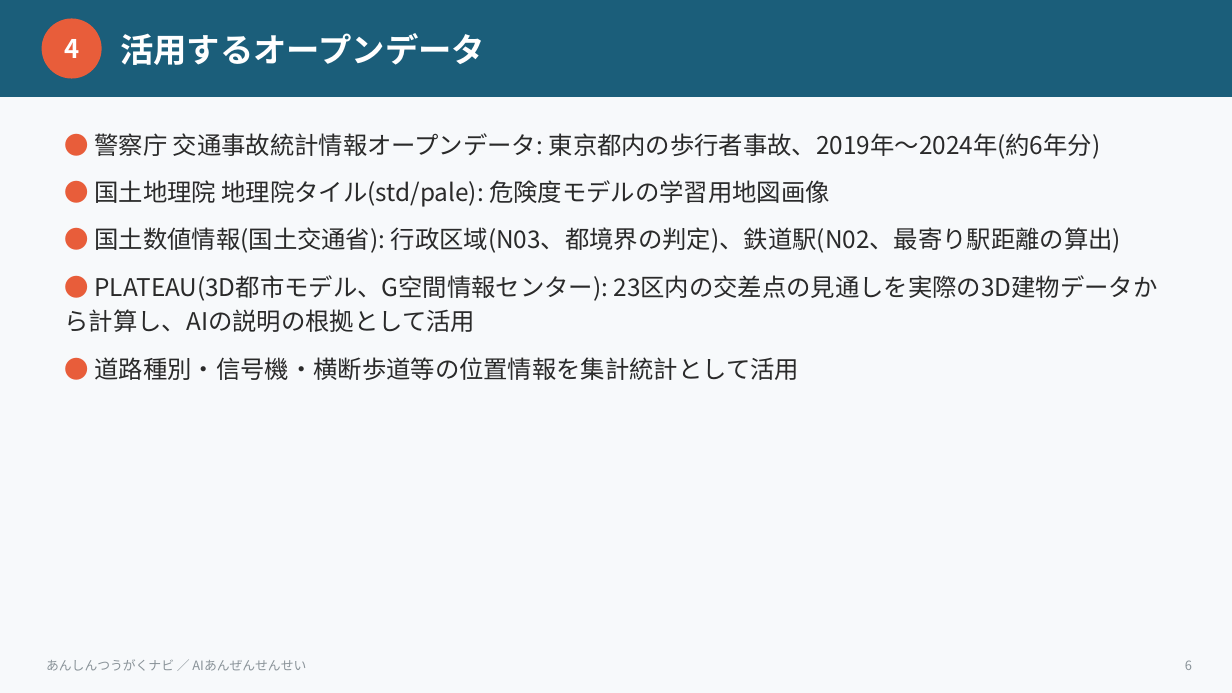
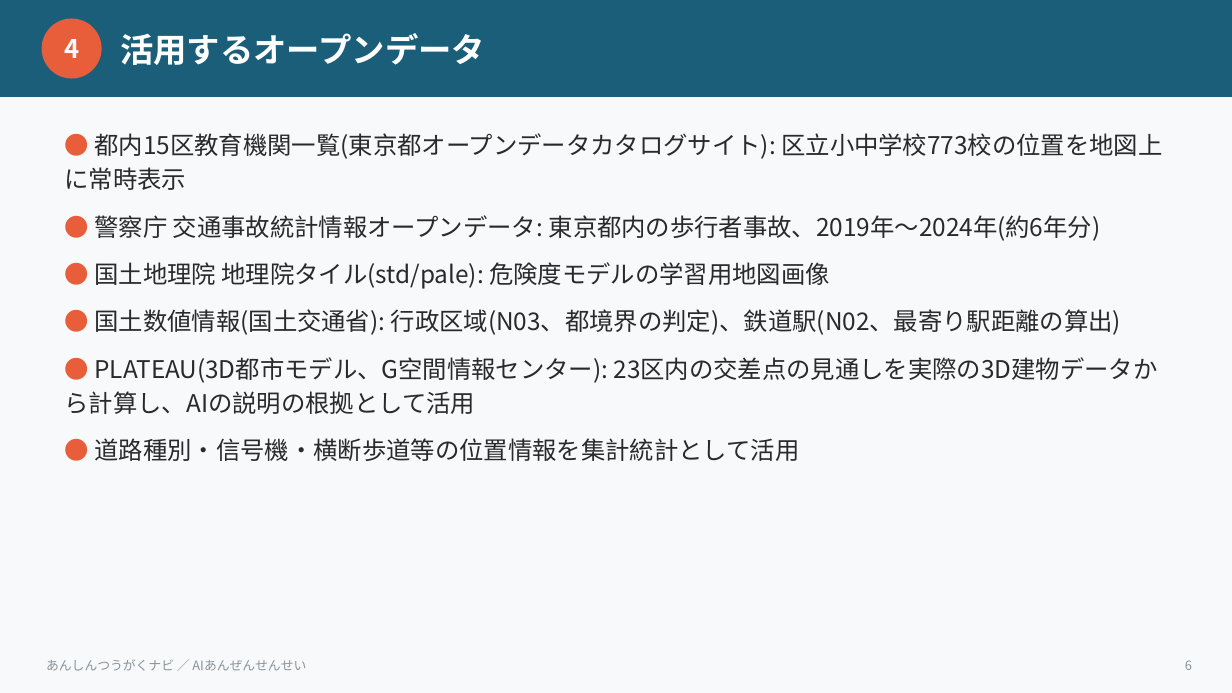
Before and after one commit to niikun/tsugaku-navi, a slide deck: slide 6 of HACKATHON_SLIDES.pptx. Drawn at 1232x693 pixels with LibreOffice and Linux fonts; fonts in the diff are those of the drawing. Boxes give left, top, right and bottom in pixels: in the first picture for what was removed or moved away, otherwise in the second. Text is boxed around its words. In the diff, an @@ line names an element or a change of style, - is before the commit and + after.

```diff
--- a/HACKATHON_SLIDES.pptx
+++ b/HACKATHON_SLIDES.pptx
@@ text at <box>95,133,1162,159</box>: paragraph added @@
+● 都内15区教育機関一覧(東京都オープンデータカタログサイト): 区立小中学校773校の位置を地図上に常時表示
```
Also in this commit, not shown: 3 other slides changed, 40 other files.
